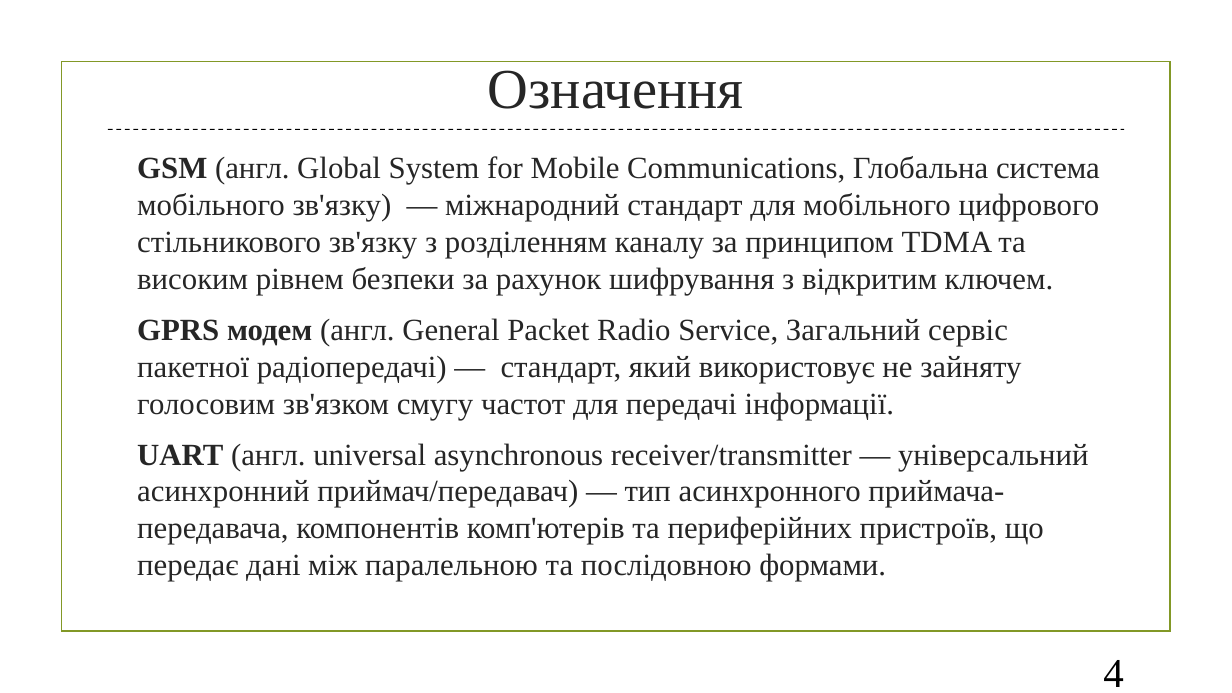
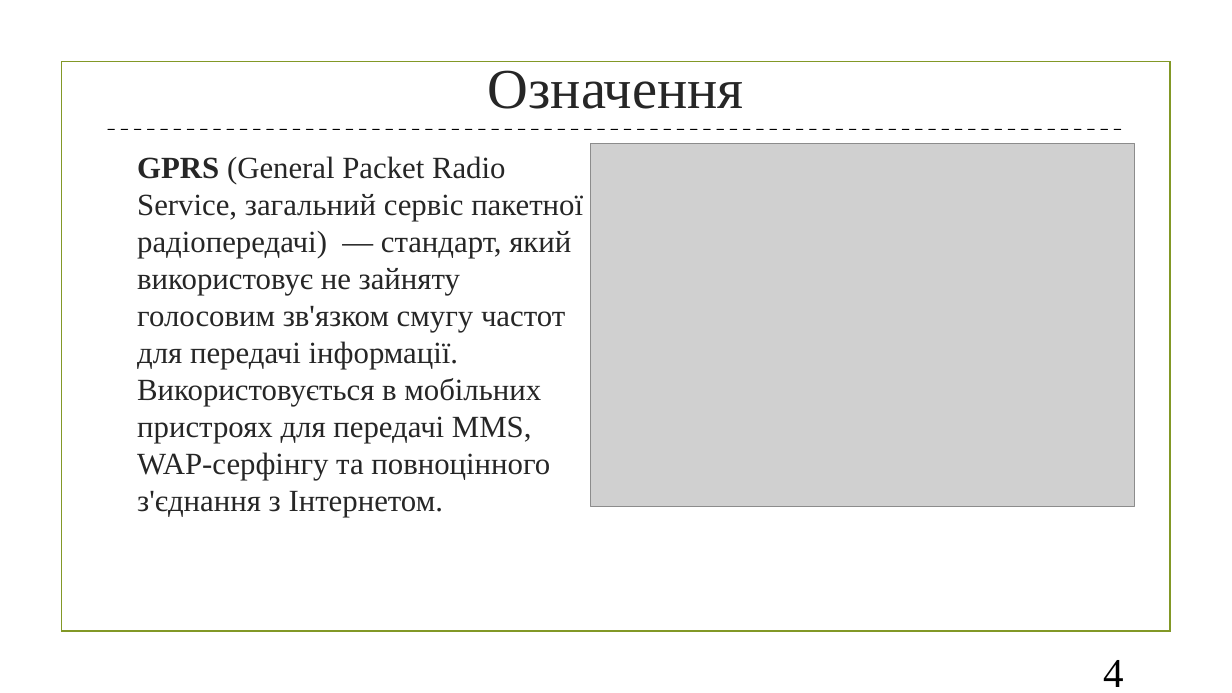
Before and after one commit to MykytaOpanyuk/AgrarInformer_diploma, a slide deck: slide 4 of presentation/Presentation_final_diploma.pptx. Drawn at 1232x693 pixels with LibreOffice and Linux fonts; fonts in the diff are those of the drawing; grey boxes stand for pictures; background and template pictures are left out. Boxes give left, top, right and bottom in pixels: in the first picture for what was removed or moved away, otherwise in the second. Text is boxed around its words. In the diff, an @@ line names an element or a change of style, - is before the commit and + after.

```diff
--- a/presentation/Presentation_final_diploma.pptx
+++ b/presentation/Presentation_final_diploma.pptx
@@ picture added at [591,143,1135,506] @@
@@ text removed at [137,156,1100,544] @@
-GSM (англ. Global System for Mobile Communications, Глобальна система мобільного зв'язку) — міжнародний стандарт для мобільного цифрового стільникового зв'язку з розділенням каналу за принципом TDMA та високим рівнем безпеки за рахунок шифрування з відкритим ключем.
-GPRS модем (англ. General Packet Radio Service, Загальний сервіс пакетної радіопередачі) — стандарт, який використовує не зайняту голосовим зв'язком смугу частот для передачі інформації.
-UART (англ. universal asynchronous receiver/transmitter — універсальний асинхронний приймач/передавач) — тип асинхронного приймача-передавача, компонентів комп'ютерів та периферійних пристроїв, що передає дані між паралельною та послідовною формами.
@@ text added at [137,156,583,517], 24 pt, text #262626 @@
+GPRS (General Packet Radio Service, загальний сервіс пакетної радіопередачі) — стандарт, який використовує не зайняту голосовим зв'язком смугу частот для передачі інформації. Використовується в мобільних пристроях для передачі MMS, WAP-серфінгу та повноцінного з'єднання з Інтернетом.
```
Also in this commit, not shown: 10 other slides changed, 2 slides added, 2 slides removed, 6 other files.
